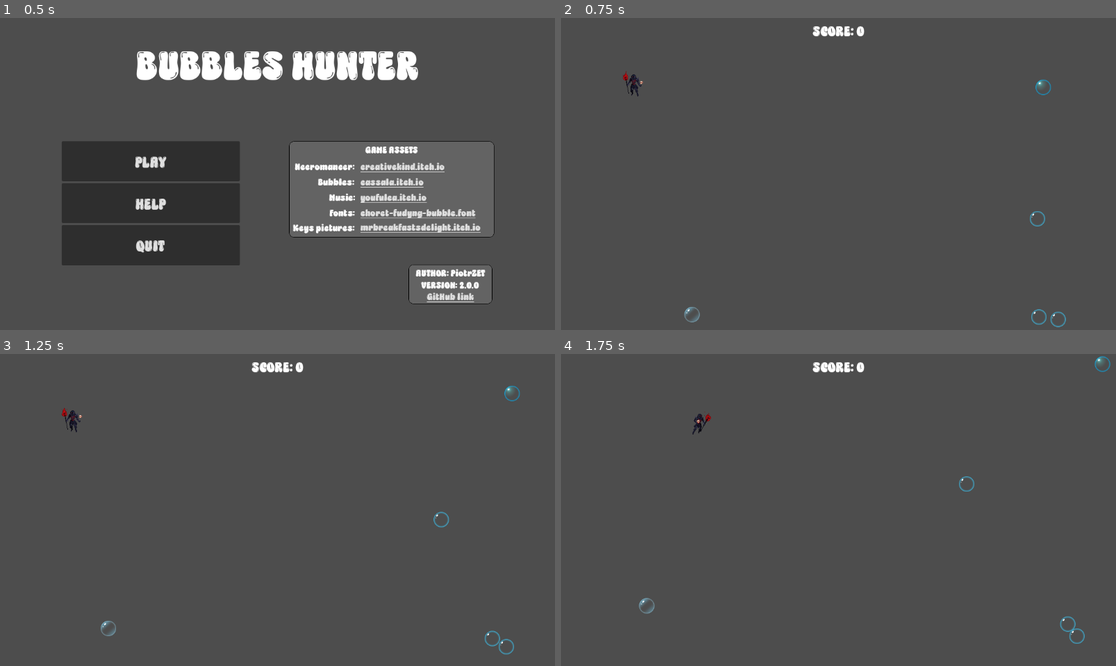
Above: before the commit, frames 1-4 (two rows, left to right).
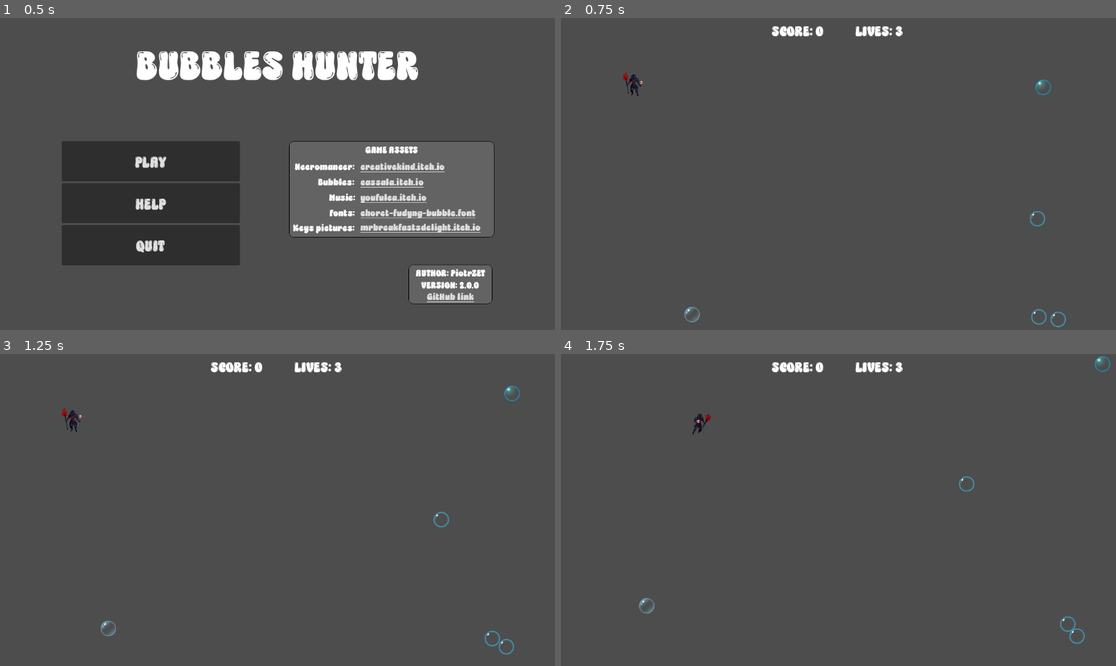
Above: after the commit, the same moments.

Repository: ZalewskiPiotr/Bubbles-Hunter-2
Game: Godot game, scene res://scenes/start_menu.tscn
Two runs of this game, one before a commit and one after it. Both use one fixed random seed, a clock stepped at 60 frames per second and the inputs below. Sound files missing from this copy of the repository are replaced by a short silence.
Inputs (mouse positions are in pixels of both pictures, inside the frame that each line leads up to):
- Up to frame 1 (0.5 s): no input
- Up to frame 2 (0.75 s): click "PLAY" at 0.5 s
- Up to frame 3 (1.25 s): no input
- Up to frame 4 (1.75 s): move the mouse to (960, 494) at 1.27 s; hold Right (player_move_right) from 1.28 s (still down)

Frame 1 is identical in both runs. In frame 2, 0.6% of the frame differs, in the area x 37-62%, y 2-7%; in frame 3, 0.6%; in frame 4, 0.6%.

Commit message:
Dodano dodatkowe życia
Teraz gracz ma kilka żyć

Diff:
--- a/scenes/hud.tscn
+++ b/scenes/hud.tscn
@@ -1,9 +1,12 @@
-[gd_scene load_steps=4 format=3 uid="uid://cgkpnbs6k00vt"]
+[gd_scene load_steps=5 format=3 uid="uid://cgkpnbs6k00vt"]
 
 [ext_resource type="Script" path="res://scripts/hud.gd" id="1_lnsip"]
 [ext_resource type="Theme" uid="uid://dqb4sfw3pi1fm" path="res://themes/bubble_game_style.tres" id="2_nq0in"]
 
 [sub_resource type="LabelSettings" id="LabelSettings_8mded"]
+font_size = 30
+
+[sub_resource type="LabelSettings" id="LabelSettings_ehd3g"]
 font_size = 30
 
 [node name="Hud" type="CanvasLayer"]
@@ -13,10 +16,11 @@
 anchors_preset = 5
 anchor_left = 0.5
 anchor_right = 0.5
-offset_left = -28.0
-offset_right = 28.0
-offset_bottom = 23.0
+offset_left = -128.0
+offset_right = -43.0
+offset_bottom = 50.0
 grow_horizontal = 2
+size_flags_horizontal = 4
 theme = ExtResource("2_nq0in")
 text = "SCORE:"
 label_settings = SubResource("LabelSettings_8mded")
@@ -36,3 +40,12 @@
 theme = ExtResource("2_nq0in")
 theme_override_font_sizes/font_size = 50
 text = "Your score: ???"
+
+[node name="LabelLives" type="Label" parent="."]
+offset_left = 610.5
+offset_right = 688.5
+offset_bottom = 50.0
+size_flags_horizontal = 4
+theme = ExtResource("2_nq0in")
+text = "LIVES:"
+label_settings = SubResource("LabelSettings_ehd3g")
--- a/scenes/music.tscn
+++ b/scenes/music.tscn
@@ -9,15 +9,10 @@
 [sub_resource type="AudioStreamRandomizer" id="AudioStreamRandomizer_w7adp"]
 streams_count = 5
 stream_0/stream = ExtResource("1_yxpy6")
-stream_0/weight = 1.0
 stream_1/stream = ExtResource("2_81qws")
-stream_1/weight = 1.0
 stream_2/stream = ExtResource("3_l0kqd")
-stream_2/weight = 1.0
 stream_3/stream = ExtResource("4_b25th")
-stream_3/weight = 1.0
 stream_4/stream = ExtResource("5_06bkd")
-stream_4/weight = 1.0
 
 [node name="Music" type="AudioStreamPlayer"]
 stream = SubResource("AudioStreamRandomizer_w7adp")
--- a/scripts/game_events.gd
+++ b/scripts/game_events.gd
@@ -15,12 +15,3 @@
 ## Emisja sygnału: necromancer.gd -> detect_collision()
 ## Odbiór sygnału: main_node.gd -> _ready()
 signal OnKillerBubbleHit
-
-## Zakończenie gry
-##
-## Zdarzenie wywoływane jest tuż przed zakończeniem gry. Już po śmierci gracza ale jeszcze przed
-## wyświetleniem ekranu startowego. Zdarzenie jest wykorzystywane do zatrzymania różnych mechanik
-## w grze oraz wyświetlenia wyniku gracza
-## Emisja sygnału: necromancer.gd -> detect_collision()
-## Odbiór sygnału: main_node.gd -> _ready()
-signal JustBeforeGameOver
--- a/scripts/hud.gd
+++ b/scripts/hud.gd
@@ -10,6 +10,7 @@
 var _score : int						# Liczba punktów zdobytych przez gracza
 @onready var label_score = $LabelScore	# Kontrolka do wyświetlania punktów
 @onready var _label_final_score = $LabelFinalScore		# Kontrolka do wyświetlenia końcowego wyniku
+@onready var _label_lives: Label = $LabelLives			# Kontrolka do wyświetlania ilości żyć
 #endregion
 
 
@@ -21,6 +22,7 @@
 	GameEvents.OnScoreBubbleHit.connect(add_point)
 	clear_score()
 	show_score()
+	show_lives(3)
 	_label_final_score.visible = false
 #endregion
 
@@ -55,3 +57,10 @@
 	_label_final_score.text = "Your score: " + str(_score)
 	_label_final_score.visible = true
 #endregion
+
+
+#region Zarządzanie życiem
+## Wyświetlenie ilości żyć na ekranie
+func show_lives(lives : int) -> void:
+	_label_lives.text = "LIVES: " + str(lives)
+#endregion
--- a/scripts/main_node.gd
+++ b/scripts/main_node.gd
@@ -12,6 +12,8 @@
 var _start_scene : PackedScene = load("res://scenes/start_menu.tscn")	# Scena zawierajaca menu główne
 @onready var _timer_bubble_generator = $Timers/TimerBubbleGenerator		# Timer od generowania baniek
 @onready var _hud = $Hud		# Obiekt HUD
+@onready var _necromancer: Necromancer = $Necromancer
+var _lives : int # Ilość żyć gracza
 #endregion
 
 #region Wbudowane funkcje silnika Godot
@@ -20,9 +22,9 @@
 ## Ustawiamy to co potrzebujemy na starcie gry
 func _ready():
 	GameEvents.OnKillerBubbleHit.connect(killer_bubble_hit_player)
-	GameEvents.JustBeforeGameOver.connect(just_before_game_over)
 	randomize() # Będziemy trochę losować, więc trzeba odpalić funkcję
 	create_some_score_bubbles()
+	_lives = 3
 
 ## Łapanie akcji użytkownika
 ##
@@ -70,8 +72,14 @@
 ## Funkcja zarządza tym co się stanie jak gracz zsotanie trafiony przez bańkę killera. Obecnie
 ## takie zdarzenie kończy grę
 func killer_bubble_hit_player():
-	_switch_to_main_menu()
-
+	_lives -= 1
+	print("Zycia: ", _lives)
+	if _lives == 0:
+		just_before_game_over()
+		_switch_to_main_menu()
+	else:
+		_hud.show_lives(_lives)
+		_necromancer.continue_game()
 
 ## Porządki przed wyświetleniem planszy startowej
 ##
--- a/scripts/necromancer.gd
+++ b/scripts/necromancer.gd
@@ -80,7 +80,10 @@
 			collider.hit()
 			_player_alive = false
 			Sfx.play_player_death()
-			GameEvents.JustBeforeGameOver.emit()
 			await _necromancer_sprite.animation_finished # Żeby wywołał się ten signal to animacja nie może być w pętli
 			GameEvents.OnKillerBubbleHit.emit()
+
+
+func continue_game() -> void:
+	_player_alive = true
 #endregion
